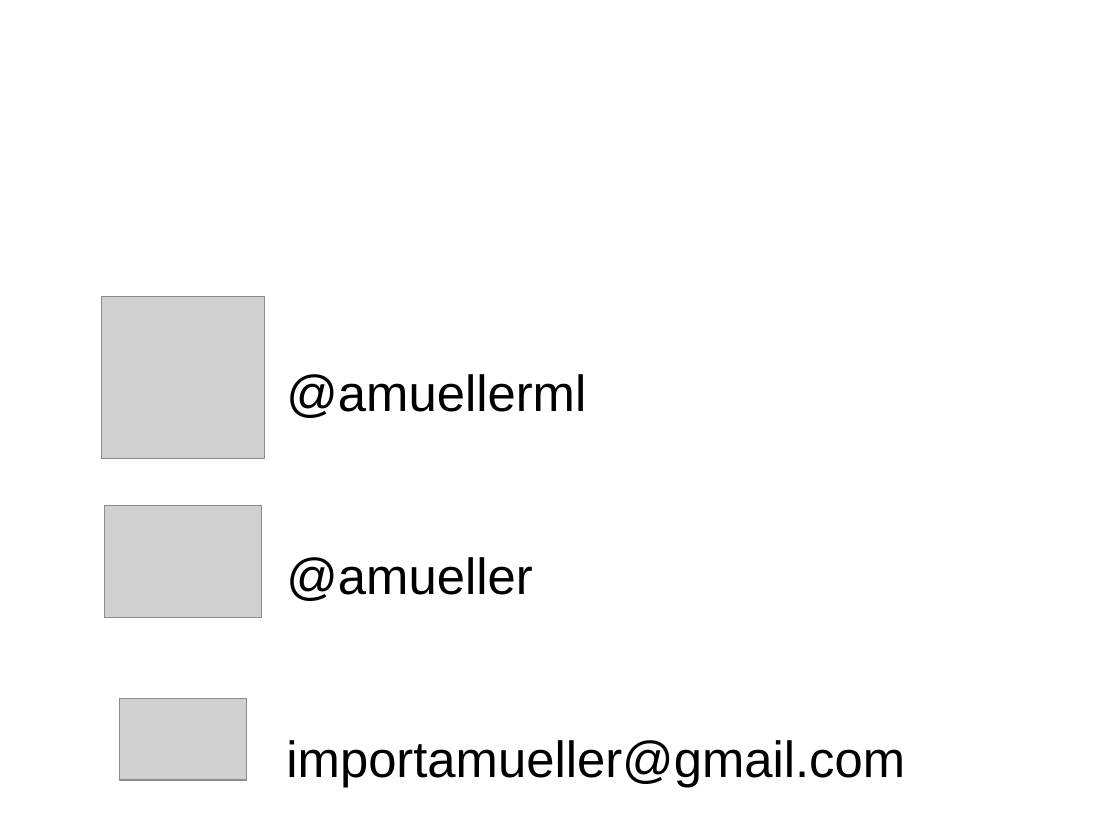
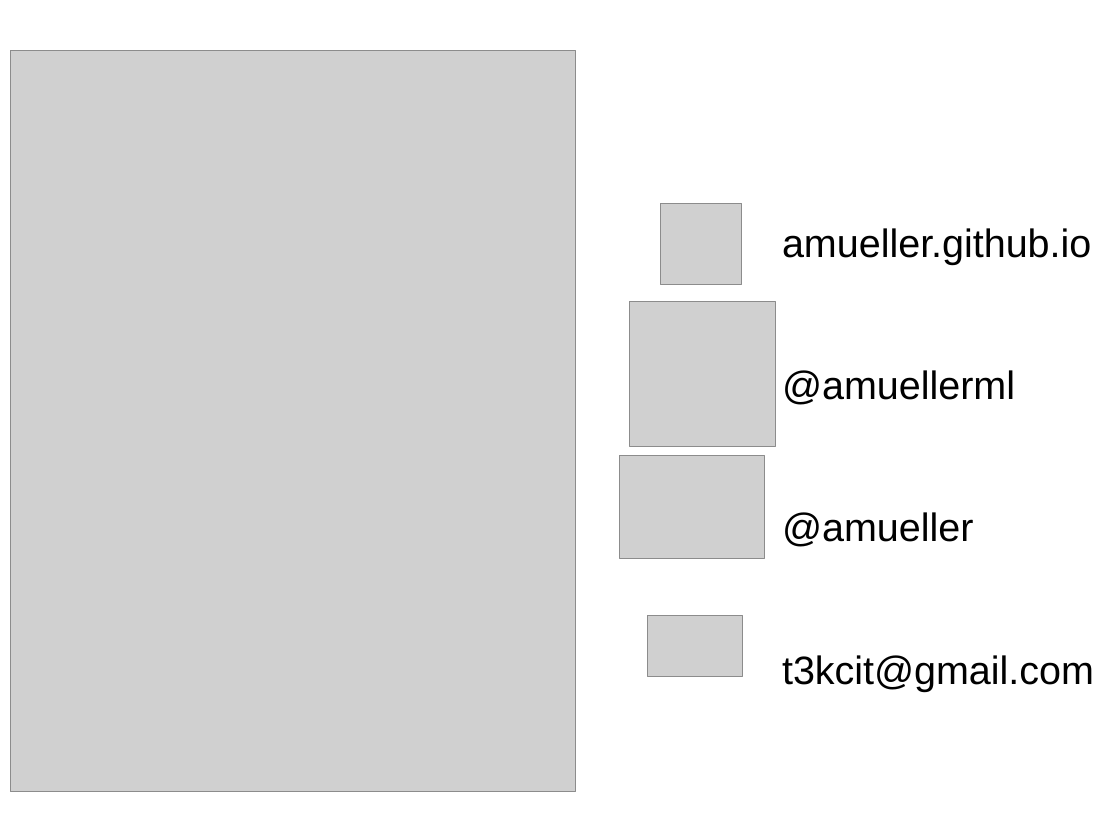
Before and after one commit to amueller/talks_odt, a slide deck: slide 48 of pycon_india_keynote.odp (slide 41 before the commit). Drawn at 1120x840 pixels with LibreOffice and Linux fonts; fonts in the diff are those of the drawing; grey boxes stand for pictures. Boxes give left, top, right and bottom in pixels: in the first picture for what was removed or moved away, otherwise in the second. Text is boxed around its words. In the diff, an @@ line names an element or a change of style, - is before the commit and + after.

```diff
--- a/pycon_india_keynote.odp
+++ b/pycon_india_keynote.odp
@@ picture resized from (x1=102, y1=297, x2=264, y2=459) to (x1=10, y1=50, x2=576, y2=792) @@
@@ picture added at (x1=661, y1=203, x2=742, y2=285) @@
@@ text "amueller.github.io" moved from (x1=286, y1=374, x2=905, y2=787) to (x1=782, y1=228, x2=1094, y2=692) @@
@@ text at (x1=782, y1=228, x2=1091, y2=265): paragraph added @@
+amueller.github.io
@@ picture added at (x1=630, y1=302, x2=775, y2=447) @@
@@ text at (x1=782, y1=370, x2=1015, y2=547): size 36 to 28 pt in "@amuellerml", "@amueller" @@
@@ picture resized from (x1=105, y1=506, x2=261, y2=618) to (x1=620, y1=455, x2=764, y2=559) @@
@@ picture resized from (x1=120, y1=699, x2=247, y2=781) to (x1=647, y1=616, x2=743, y2=677) @@
@@ text at (x1=782, y1=655, x2=1094, y2=692): text changed; size 36 to 28 pt @@
-importamueller@gmail.com
+t3kcit@gmail.com
```
Also in this commit, not shown: 4 other slides changed, 17 slides added, 10 slides removed.
